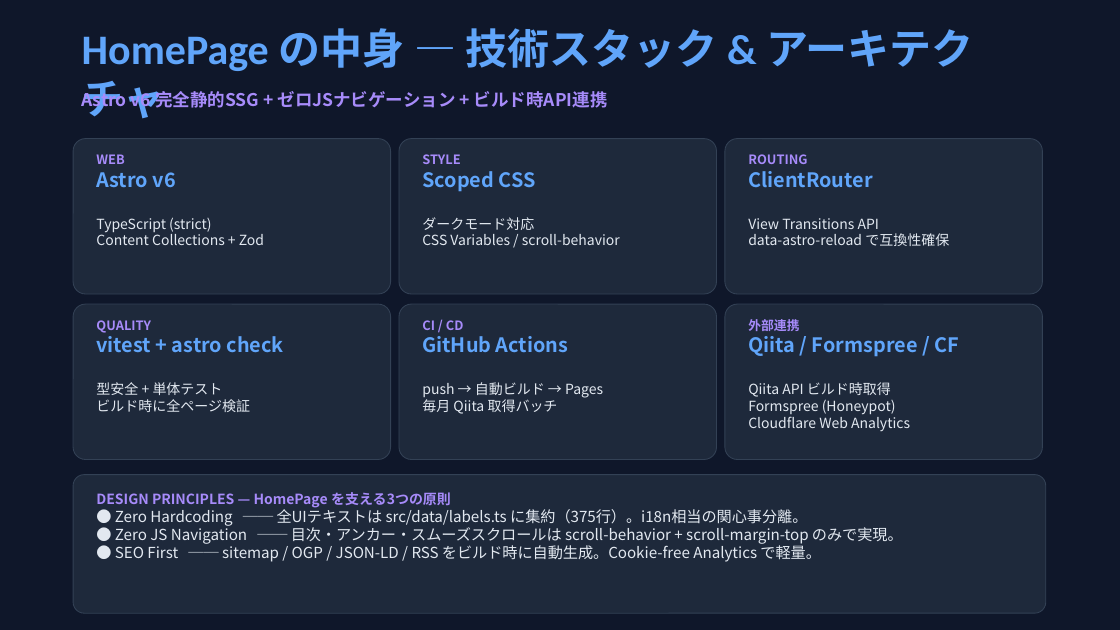
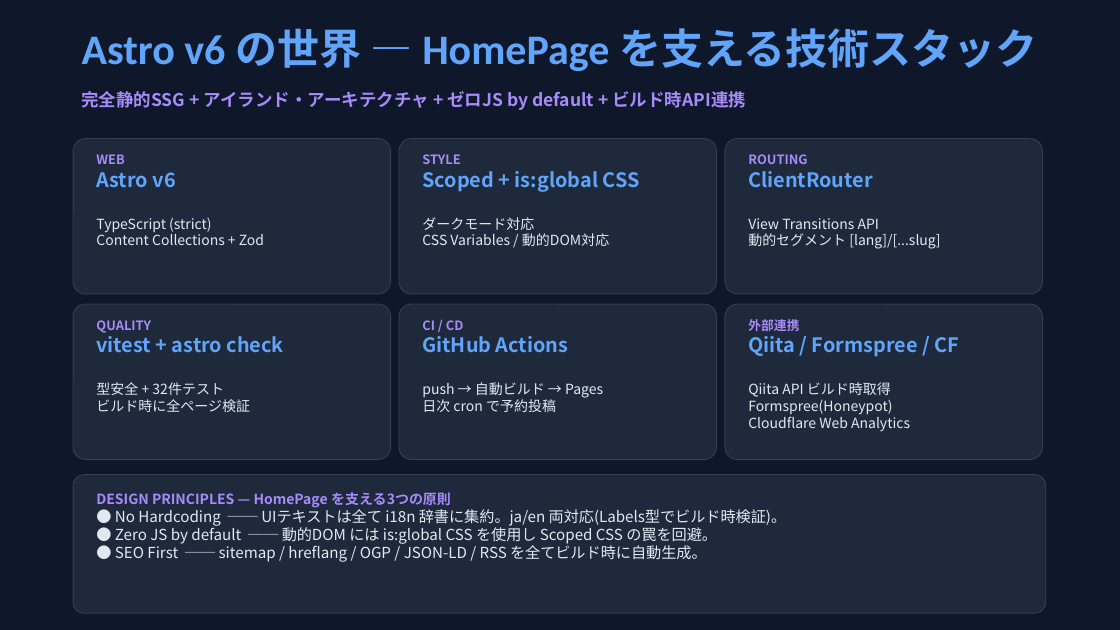
Before and after one commit to teppei19980914/HomePage, a slide deck: slide 4 of docs/PR/LT/HomePage_開発者用.pptx. Drawn at 1120x630 pixels with LibreOffice and Linux fonts; fonts in the diff are those of the drawing. Boxes give left, top, right and bottom in pixels: in the first picture for what was removed or moved away, otherwise in the second. Text is boxed around its words. In the diff, an @@ line names an element or a change of style, - is before the commit and + after.

```diff
--- a/docs/PR/LT/HomePage_開発者用.pptx
+++ b/docs/PR/LT/HomePage_開発者用.pptx
@@ text at bbox=[235, 28, 1038, 71]: text changed @@
-HomePage の中身 — 技術スタック & アーキテクチャ
+Astro v6 の世界 — HomePage を支える技術スタック
@@ text at bbox=[81, 91, 746, 110]: text changed @@
-Astro v6 完全静的SSG + ゼロJSナビゲーション + ビルド時API連携
+完全静的SSG + アイランド・アーキテクチャ + ゼロJS by default + ビルド時API連携
@@ text at bbox=[422, 154, 609, 246]: text changed @@
-Scoped CSS
+Scoped + is:global CSS
@@ text at bbox=[422, 233, 609, 246]: text changed @@
-CSS Variables / scroll-behavior
+CSS Variables / 動的DOM対応
@@ text at bbox=[748, 233, 940, 249]: text changed @@
-data-astro-reload で互換性確保
+動的セグメント [lang]/[...slug]
@@ text at bbox=[96, 382, 224, 395]: text changed @@
-型安全 + 単体テスト
+型安全 + 32件テスト
@@ text at bbox=[422, 399, 556, 412]: text changed @@
-毎月 Qiita 取得バッチ
+日次 cron で予約投稿
@@ text at bbox=[748, 400, 892, 415]: spaces changed @@
-Formspree (Honeypot)
+Formspree(Honeypot)
@@ text at bbox=[115, 507, 787, 562]: text changed @@
-● Zero Hardcoding ── 全UIテキストは src/data/labels.ts に集約（375行）。i18n相当の関心事分離。
-● Zero JS Navigation ── 目次・アンカー・スムーズスクロールは scroll-behavior + scroll-margin-top のみで実現。
-● SEO First ── sitemap / OGP / JSON-LD / RSS をビルド時に自動生成。Cookie-free Analytics で軽量。
+● No Hardcoding ── UIテキストは全て i18n 辞書に集約。ja/en 両対応(Labels型でビルド時検証)。
+● Zero JS by default ── 動的DOM には is:global CSS を使用し Scoped CSS の罠を回避。
+● SEO First ── sitemap / hreflang / OGP / JSON-LD / RSS を全てビルド時に自動生成。
```
Also in this commit, not shown: 7 other slides changed.
